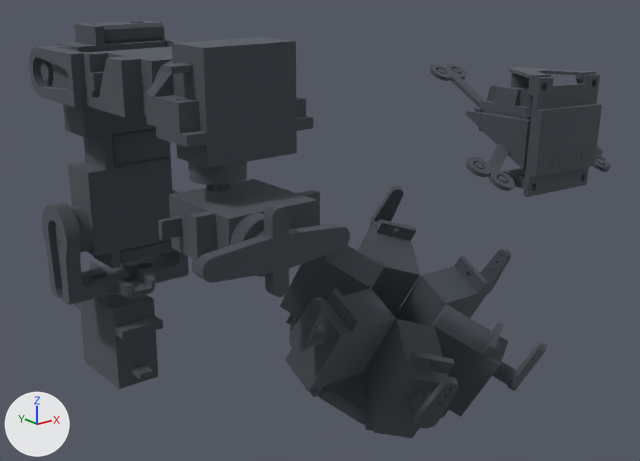
The glTF model StewartPlatform/Assets/cadmodel/main.glb, before and after one commit.
Camera for both pictures: a camera (50 mm lens) standing at (-0.1664, -0.1812, 0.1144) and looking at (-0.0206, 0.001, 0.0415). Every picture has the same lights, and +X, +Y and +Z are marked at lower left. The older version comes first. Where no turn or scale is listed for an object, it has been applied to the vertices.

Names of what the first picture shows: 'Base', 'HeadBase', 'Lcd', 'LowerArm', 'SG90 — SG001', 'SG90 — SG002', 'SG90 — SG003', 'SG90 — SG004', 'SG90 — SG005', 'SG90 — SG90', 'ServoHorn_Master_Cross', 'servo001.001', 'servo002.001', 'servo003.001' and 16 more.
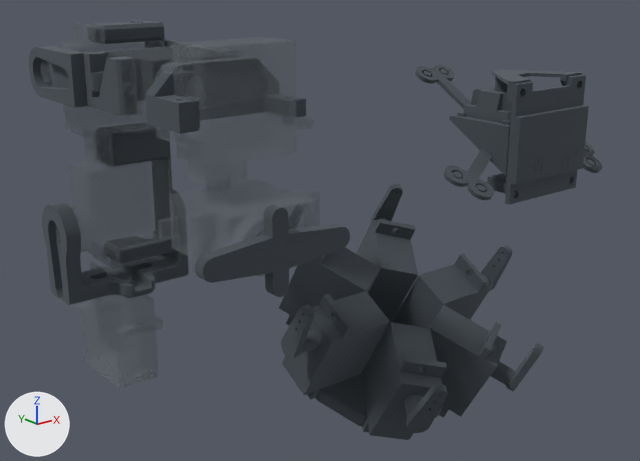
ob_headunit is not drawn itself; it is the parent of ob_servobase, ob_servo001, ob_servo002, ob_servo003, ob_servo004, ob_servo005, ob_servo006, ob_head.

Boxes [x1, y1, x2, y2] around the edits, measured in the pictures (640 x 461 px):
'SG90 — SG004', recoloured
    both: [156, 40, 313, 192]
'Lcd', turned
    before: [503, 74, 602, 197]
    after: [487, 75, 589, 205]
'SG90 — SG001', recoloured
    both: [68, 145, 172, 269]
'SG90 — SG005', recoloured
    both: [158, 179, 320, 277]
'servo002.001', turned
    before: [363, 319, 455, 438]
    after: [361, 322, 447, 440]
'servo003.001', turned
    before: [286, 289, 396, 397]
    after: [282, 291, 390, 400]
'HeadBase', turned
    before: [429, 64, 611, 191]
    after: [415, 64, 602, 200]
'SG90 — SG90', recoloured
    both: [74, 274, 163, 389]
'servo001.001', turned
    before: [431, 304, 518, 418]
    after: [429, 305, 516, 418]
'servo004.001', turned
    before: [280, 245, 384, 325]
    after: [279, 248, 381, 326]
'servo006.001', turned
    before: [389, 256, 490, 330]
    after: [392, 254, 491, 328]
'servo005.001', turned
    before: [357, 219, 420, 316]
    after: [356, 218, 418, 326]
'SG90 — SG002', recoloured
    both: [44, 21, 164, 152]
'ServoBase', turned
    before: [290, 306, 401, 424]
    after: [316, 303, 444, 426]
'Component006', turned
    before: [480, 84, 533, 116]
    after: [463, 87, 512, 121]
'hone003', turned
    before: [289, 297, 326, 353]
    after: [281, 305, 314, 359]
'hone002', turned
    before: [414, 377, 459, 428]
    after: [406, 384, 448, 433]
'HeadUpper', turned
    before: [509, 67, 596, 96]
    after: [492, 70, 582, 102]
'hone006', turned
    before: [480, 249, 511, 294]
    after: [481, 245, 512, 291]
'hone005', turned
    before: [369, 186, 403, 226]
    after: [371, 184, 403, 222]
'hone001', turned
    before: [507, 341, 547, 391]
    after: [506, 343, 544, 391]
'Component1', turned
    before: [474, 107, 531, 131]
    after: [458, 112, 510, 125]
'upperhole003', turned
    before: [475, 162, 483, 169]
    after: [452, 171, 462, 179]
'upperhole002', turned
    before: [498, 176, 507, 183]
    after: [476, 185, 486, 192]
'upperhole001', turned
    before: [596, 159, 604, 165]
    after: [587, 159, 595, 166]
'upperhole004', turned
    before: [437, 69, 445, 74]
    after: [423, 71, 431, 77]
'upperhole005', turned
    before: [453, 68, 460, 73]
    after: [440, 69, 448, 75]
'Component2', turned
    before: [504, 86, 528, 89]
    after: [490, 89, 507, 93]

The edits, one by one:
Material 'mat_1' (mat_mat_1) is new.
Its base color is (0.168, 0.191, 0.216) (grey #727980).
Its roughness is 1.0.
Its alpha is 0.3.
me_sg90 has 273 vertices, 542 faces and spans x -0.0063..0.0063, y -0.0113..0.0214, z -0.0284..0.0027.
me_sg90 no longer uses material mat_mat_0 (grey #727980).
me_sg90 gains material mat_mat_1 (grey #727980).
me_sg90_001 has 273 vertices, 542 faces and spans x -0.0027..0.0284, y -0.0063..0.0063, z -0.0113..0.0214.
me_sg90_001 no longer uses material mat_mat_0 (grey #727980).
me_sg90_001 gains material mat_mat_1 (grey #727980).
me_sg90_002 has 273 vertices, 542 faces and spans x -0.0027..0.0284, y -0.0063..0.0063, z -0.0214..0.0113.
me_sg90_002 no longer uses material mat_mat_0 (grey #727980).
me_sg90_002 gains material mat_mat_1 (grey #727980).
me_sg90_003 has 273 vertices, 542 faces and spans x -0.0113..0.0214, y -0.0027..0.0284, z -0.0063..0.0063.
me_sg90_003 no longer uses material mat_mat_0 (grey #727980).
me_sg90_003 gains material mat_mat_1 (grey #727980).
me_sg90_004 has 273 vertices, 542 faces and spans x -0.0113..0.0214, y -0.0063..0.0063, z -0.0027..0.0284.
me_sg90_004 no longer uses material mat_mat_0 (grey #727980).
me_sg90_004 gains material mat_mat_1 (grey #727980).
me_sg90_005 has 273 vertices, 542 faces and spans x -0.0113..0.0214, y -0.0027..0.0284, z -0.0063..0.0063.
me_sg90_005 no longer uses material mat_mat_0 (grey #727980).
me_sg90_005 gains material mat_mat_1 (grey #727980).
Object 'HeadUnit' (ob_headunit) turns from (30, 3, 3) to (30, 0, 0) degrees about x, y and z.
